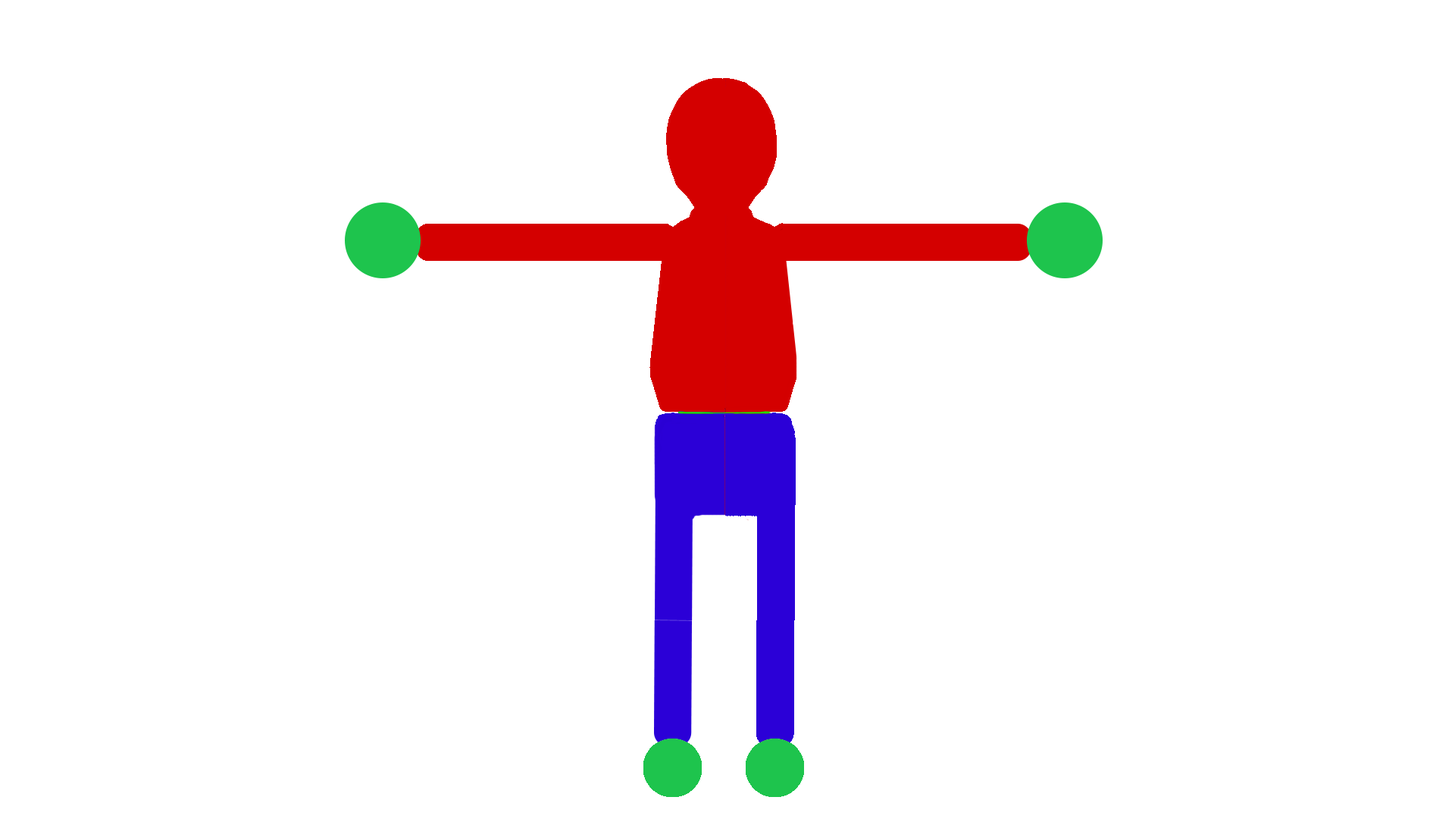
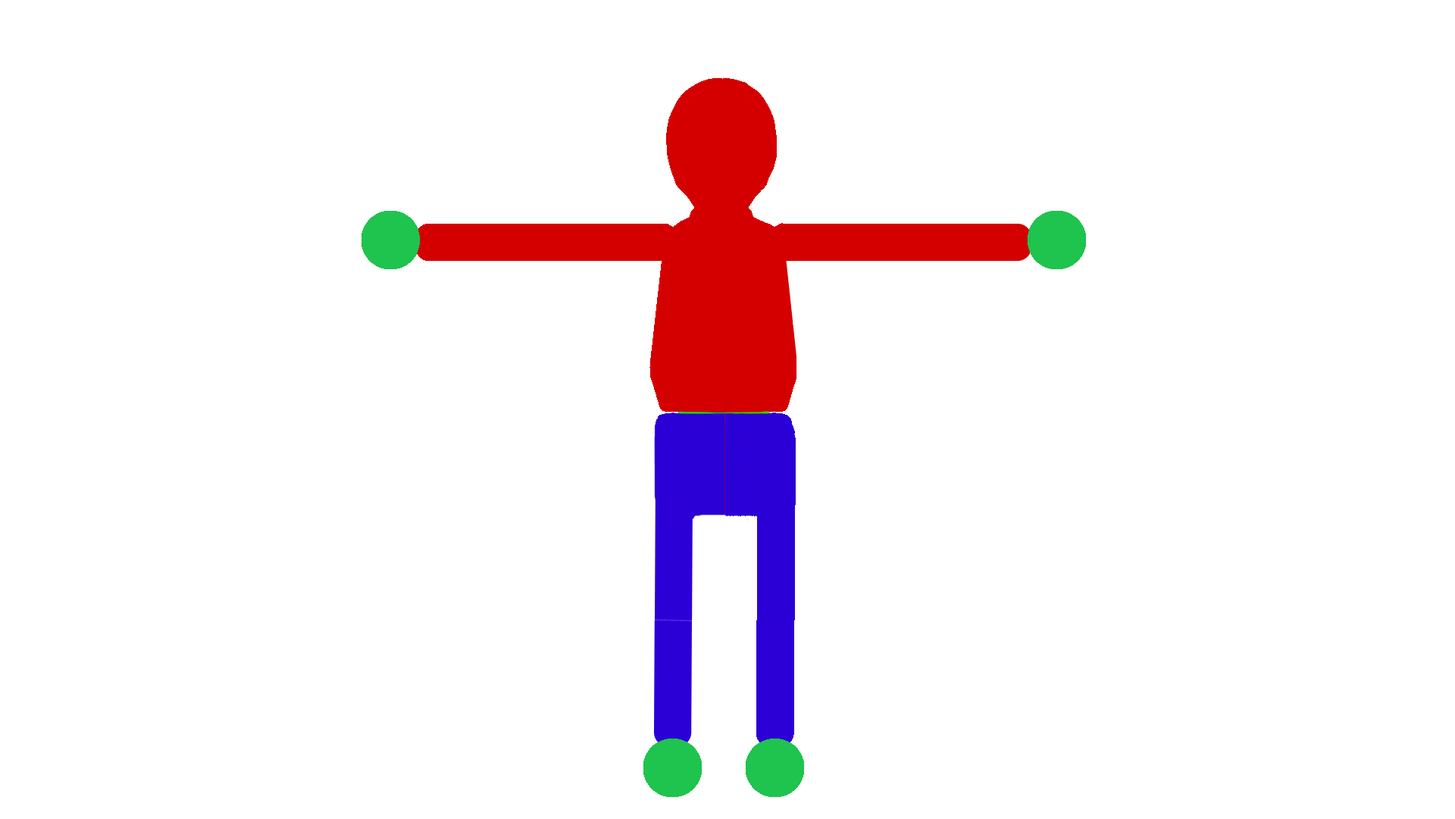
Layers edited between the first and the second 1455×819 image:
painted on "LeftLowerArm" over 344, 202, 421, 279
painted on "RightUpperarm" over 1027, 202, 1103, 279
